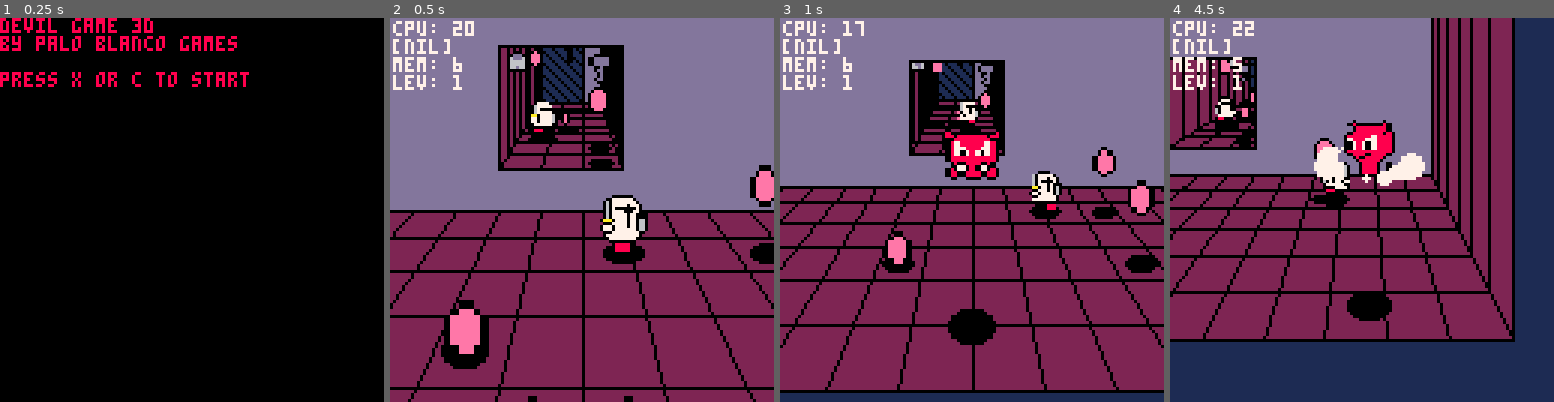
Above: before the commit, frames 1-4 (left to right).
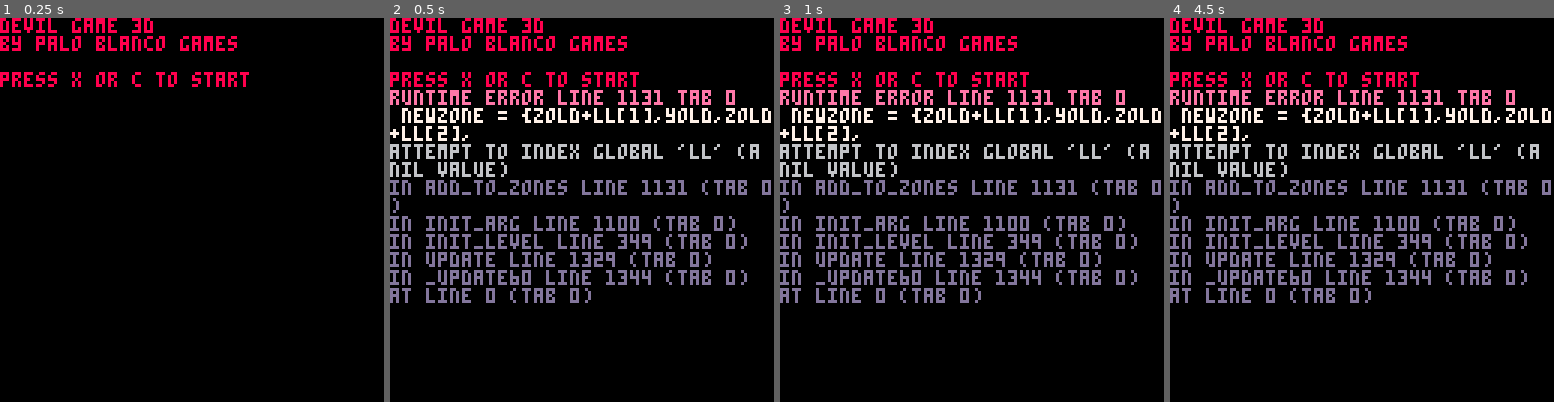
Above: after the commit, the same moments.

Repository: paloblanco/devilgame
Game: PICO-8 cartridge devilgame.p8
Same seed, same stepped clock (60 frames per second), same inputs: the game is played once before the commit and once after it.
Inputs:
- Up to frame 1 (0.25 s): no input
- Up to frame 2 (0.5 s): tap X (X key) at 0.33 s
- Up to frame 3 (1 s): tap O (Z key) at 0.7 s
- Up to frame 4 (4.5 s): tap X (X key) at 1.07, 1.85, 2.97, 4.08 s; hold Right 1.6-2.1 s; tap O (Z key) every 0.4 s from 1.7 to 4.1 s; hold Up 2.15-2.42 s; hold Right 2.47-3.03 s; hold Left 3.08-3.58 s; hold Down 3.63-3.97 s; hold Right from 4.02 s (still down)

Frame 1 is identical in both runs. In frame 2, 87% of the frame differs, in the area x 0-100%, y 0-100%; in frame 3, 87%; in frame 4, 90%.
Error after the commit: runtime error line 1131 tab 0; newzone = {zold+ll[1],yold,zold+ll[2],; attempt to index global 'll' (a nil value)

Commit message:
function level:add_to_zones failing

Diff:
--- a/devilgame.p8
+++ b/devilgame.p8
@@ -253,6 +253,10 @@
 	for c in all(self.children) do
 		c:assign_zone(z)
 	end
+	self:zone_special(z)
+end
+
+function actor:zone_special(z)
 end
 
 function actor:draw()
@@ -345,6 +349,7 @@
 function init_level(levelnum)
  lev = 0
  lev = level:new()
+ lev:init_arg(level1)
 	function level_update()
 		lev:update()
 	end
@@ -396,6 +401,8 @@
  add(self.children,rarm)
  larm = leftarm:new({parent=self})
  add(self.children,larm)
+ -- declare to global scope
+ player = self
 end
 
 function p1:update()
@@ -841,6 +848,10 @@
 	self.sp = coin_sprites[ix]
 end
 
+function coin:zone_special(z)
+	z.coins += 1
+end
+
 portal = actor:new()
 portal.sp=12
 portal.shadow=true
@@ -923,6 +934,10 @@
 	end
 end
 
+function badguy:zone_special(z)
+	z.baddies+=1
+end
+
 sentrylr = badguy:new()
 sentrylr.speed*=1.5
 sentrylr.dx = sentrylr.speed
@@ -1049,6 +1064,11 @@
 	self.cycle = (self.cycle+1)%15
 	ix = flr((self.cycle/15)*4)+1
 	self.sp = key_sprites[ix]
+end
+
+function key:zone_special(z)
+	z:lock_me()
+	z.keys+=1
 end
 -->8
 -- globals for levels
@@ -1066,7 +1086,7 @@
 level.zonelist={}
 level.zones={}
 
-function level:init()
+function level:init_rand()
 	--self:make_zones()
 	self:random_zones()
 	self:make_zonelist()
@@ -1075,6 +1095,47 @@
 	self:make_badguys()
 	self:make_exit()
 	self:make_locks()
+end
+
+function level:init_arg(ll)
+	self.zones={}
+	for zl in all(ll) do
+		self:add_to_zones(zl)
+	end
+	self:make_zonelist()
+	for iz,zl in pairs(ll) do
+		for al in all(zl[2]) do
+			self:add_actor(al,iz)
+		end
+	end
+end
+
+function level:add_actor(al,iz)
+	myzone=self.zonelist[iz]
+	myact=acreator[al[1]]
+	myinst=myact:new({x=al[2]+0.5,
+		y=al[3]+0.5,
+		z=al[4]})
+	myinst:assign_zone(myzone)
+end
+
+function level:add_to_zones(zl)
+	lenzones = #self.zones
+	if lenzones > 0 then
+		last = self.zones[lenzones]
+		xold = last.x0
+		yold = last.y1
+		zold = last.z0
+	else
+		xold = 0
+		yold = 0
+		zold = 0
+	end
+	newzone = {zold+ll[1],yold,zold+ll[2],
+		xold+ll[1]+ll[3],
+		yold+ll[4],
+		zold+ll[2]+ll[5]}
+	add(self.zones,newzone)
 end
 
 function level:random_zones()
@@ -1184,7 +1245,7 @@
 			zz = flr(3*rnd()) + z.z0
 			local c = coin:new({x=xx,y=yy,z=zz})
 			c:assign_zone(z)
-			z.coins += 1
+			--z.coins += 1
 		end
 	end
 end
@@ -1193,14 +1254,14 @@
 	-- randomly lock rooms
 	for z in all(self.zonelist) do
 		if (rnd() > 0.5 and z:get_far()) then
-			z:lock_me()
+			--z:lock_me()
 			--z.lock=true
 			xx = 0.5+flr(z.dx*rnd()) + z.x0
 			yy = 0.5+flr(z.dy*rnd()) + z.y0
 			zz = flr(3*rnd()) + z.z0
 			local k = key:new({x=xx,y=yy,z=zz})
 			k:assign_zone(z)
-			z.keys += 1
+			--z.keys += 1
 		end
 	end
 end
@@ -1213,7 +1274,7 @@
 			zz = z.z0
 			local b = sentrylr:new({x=xx,y=yy,z=zz})
 			b:assign_zone(z)
-			z.baddies+=1
+			--z.baddies+=1
 	end
 end
 
@@ -1363,6 +1424,15 @@
 nsentrylr = 4
 nsentryud = 5
 nportal = 6
+
+acreator={}
+acreator[nhero]=p1
+acreator[ncoin]=coin
+acreator[nkey]=key
+acreator[nsentrylr] = sentrylr
+acreator[nsentryud] = sentryud
+acreator[nportal] = portal
+
 
 #include level1.lua
 
--- a/level1.lua
+++ b/level1.lua
@@ -16,3 +16,37 @@
     {ncoin,5,3,1},
     {nsentrylr,3,5,0}
 }
+add(zone1,layout1)
+add(zone1,a1)
+add(level1,zone1)
+
+zone2 = {}
+layout2 = {5,1,3,7,3}
+a2 = {
+    {ncoin,1,3,1},
+    {ncoin,1,4,1},
+    {ncoin,1,5,1},
+}
+add(zone2,layout2)
+add(zone2,a2)
+add(level1,zone2)
+
+zone3 = {}
+layout3 = {-3,-2,9,7,7}
+a3 = {
+    {nkey,4,3,2},
+}
+add(zone3,layout3)
+add(zone3,a3)
+add(level1,zone3)
+
+add(level1,zone2)
+
+zone5 = {}
+layout5 = {-2,-1,7,6,6}
+a5 = {
+    {nportal,3,3,0}
+}
+add(zone5,layout5)
+add(zone5,a5)
+add(level1,zone5)
